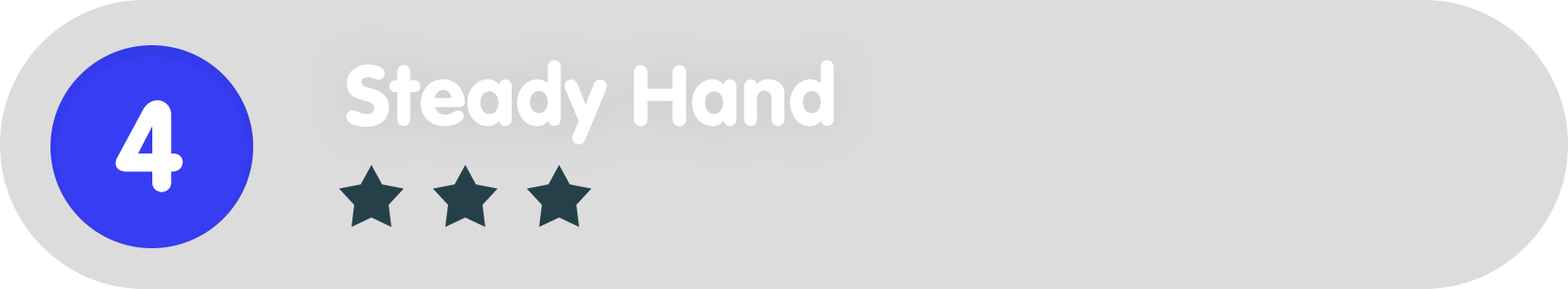
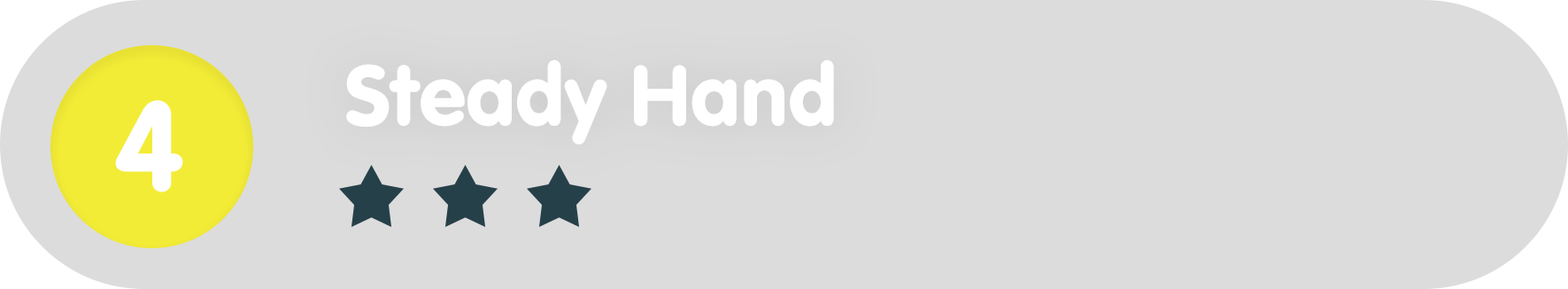
Comparing the layer stacks of the two w=1568, h=289 images. Changes:
painted on "Ellipse_green" over 50, 45, 254, 248
